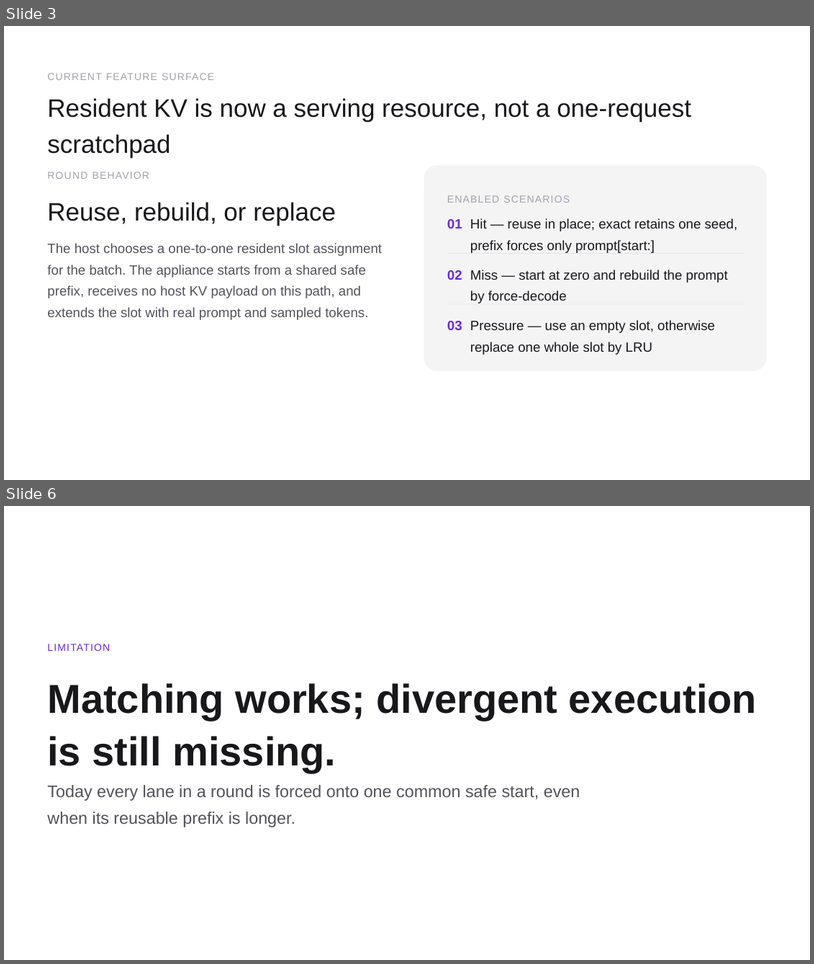
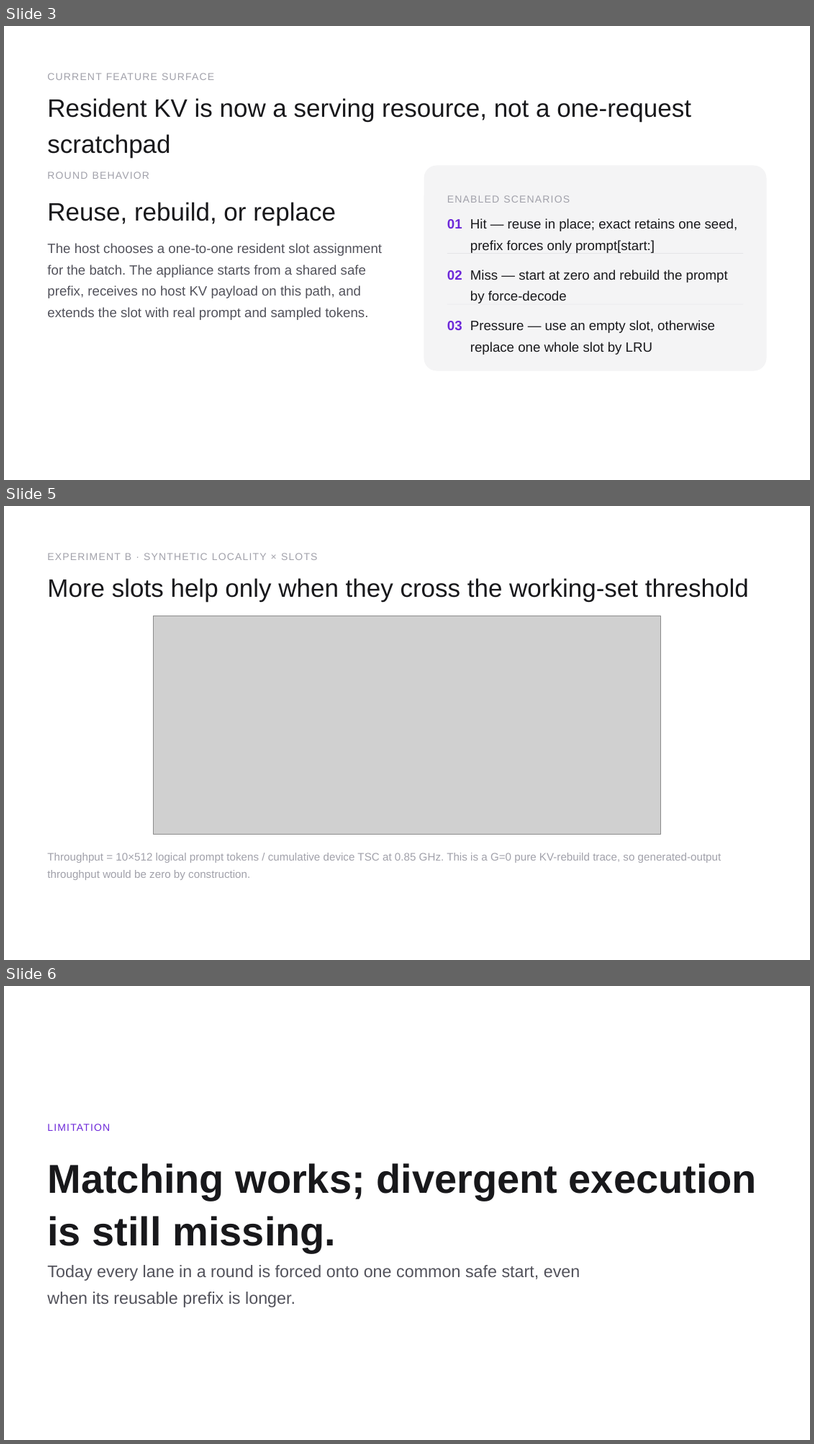
Before and after one commit to happyandslow/agent-memory, a slide deck: projects/WaferEngine-staging/meetings/2026-08-11.pptx. Shown one above the other, each under a label of ours: slides 3 and 6 before the commit, slides 3, 5 and 6 after it; the slides between them are not shown. The pictures are 814x964 and 814x1444 pixels, drawn with LibreOffice and Linux fonts; fonts in the diff are those of the drawing; grey boxes stand for pictures. Boxes give left, top, right and bottom in pixels: in the first picture for what was removed or moved away, otherwise in the second. Text is boxed around its words. In the diff, an @@ line names an element or a change of style, - is before the commit and + after.

```diff
--- a/projects/WaferEngine-staging/meetings/2026-08-11.pptx
+++ b/projects/WaferEngine-staging/meetings/2026-08-11.pptx
@@ slide 5 added at box(4, 506, 810, 960), background #FFFFFF @@
@@ text added at box(47, 553, 317, 560), 18 pt, text #A1A1AA @@
+EXPERIMENT B · SYNTHETIC LOCALITY × SLOTS
@@ text added at box(47, 578, 749, 602), 45 pt, text #18181B @@
+More slots help only when they cross the working-set threshold
@@ picture added at box(153, 615, 661, 834) @@
@@ text added at box(47, 852, 722, 880), 19.5 pt, text #A1A1AA @@
+Throughput = 10×512 logical prompt tokens / cumulative device TSC at 0.85 GHz. This is a G=0 pure KV-rebuild trace, so generated-output throughput would be zero by construction.
```
Also in this commit, not shown: 1 slide changed, 1 slide removed, 15 other files.
